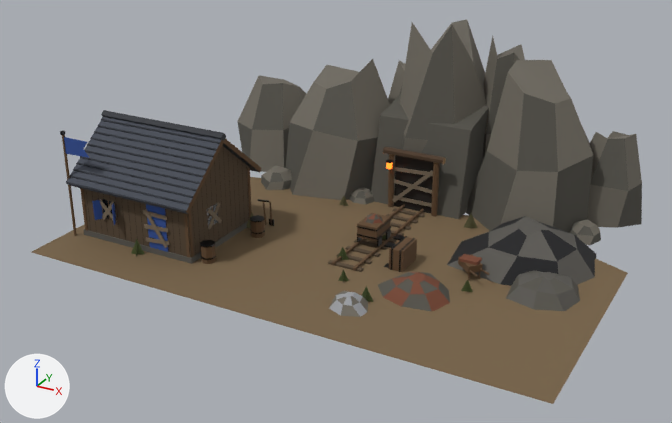
The glTF model game/assets/modelle/grube.glb as it was, and as the next commit left it.
Before and after are seen from a camera (50 mm lens) standing at (16.7, -33.2, 17.0) and looking at (-0.6, -1.8, 1.3). Every picture has the same lights, and +X, +Y and +Z are marked at lower left. The first picture is the older version. Vertices at exactly the same position are counted once.

The first picture shows 'Arbeit', 'Fahne', 'Haus', 'Leerstand'.
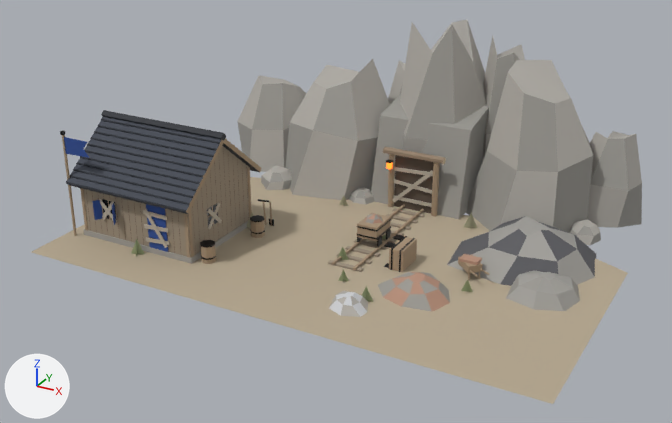
Patch to the scene script:
```diff
--- a/game/assets/modelle/grube.glb.py
+++ b/game/assets/modelle/grube.glb.py
@@ mat_hausfarbe @@
 n0 = _N.new('ShaderNodeBsdfPrincipled'); n0.name = 'Principled BSDF'
-n0.inputs[0].default_value = (0.0272, 0.0732, 0.296, 1.0)  # 'Base Color', blue #2e4c94
 n0.inputs[2].default_value = 0.9  # 'Roughness'
 n1 = _N.new('ShaderNodeOutputMaterial'); n1.name = 'Material Output'
+n2 = _N.new('ShaderNodeMix'); n2.name = 'Mix'
+n2.data_type = 'RGBA'
+n2.blend_type = 'MULTIPLY'
+n2.inputs[0].default_value = 1.0  # 'Factor'
+n2.inputs[7].default_value = (0.0272, 0.0732, 0.296, 1.0)  # 'B', blue #2e4c94
+n3 = _N.new('ShaderNodeVertexColor'); n3.name = 'Color Attribute'
 _L.new(n0.outputs[0], n1.inputs[0])  # 'BSDF' to 'Surface'
+_L.new(n2.outputs[2], n0.inputs[0])  # 'Result' to 'Base Color'
+_L.new(n3.outputs[0], n2.inputs[6])  # 'Color' to 'A'
@@ mat_schiefer @@
 n0 = _N.new('ShaderNodeBsdfPrincipled'); n0.name = 'Principled BSDF'
-n0.inputs[0].default_value = (0.0593, 0.0684, 0.089, 1.0)  # 'Base Color', greyish blue #454a54
 n0.inputs[2].default_value = 0.9  # 'Roughness'
 n1 = _N.new('ShaderNodeOutputMaterial'); n1.name = 'Material Output'
+n2 = _N.new('ShaderNodeMix'); n2.name = 'Mix'
+n2.data_type = 'RGBA'
+n2.blend_type = 'MULTIPLY'
+n2.inputs[0].default_value = 1.0  # 'Factor'
+n2.inputs[7].default_value = (0.0593, 0.0684, 0.089, 1.0)  # 'B', greyish blue #454a54
+n3 = _N.new('ShaderNodeVertexColor'); n3.name = 'Color Attribute'
 _L.new(n0.outputs[0], n1.inputs[0])  # 'BSDF' to 'Surface'
+_L.new(n2.outputs[2], n0.inputs[0])  # 'Result' to 'Base Color'
+_L.new(n3.outputs[0], n2.inputs[6])  # 'Color' to 'A'
@@ mat_farben @@
+mat_farben = bpy.data.materials.new('Farben')
+mat_farben.use_nodes = True; mat_farben.node_tree.nodes.clear()
+_N = mat_farben.node_tree.nodes; _L = mat_farben.node_tree.links
+n0 = _N.new('ShaderNodeBsdfPrincipled'); n0.name = 'Principled BSDF'
+n0.inputs[2].default_value = 0.9  # 'Roughness'
+n1 = _N.new('ShaderNodeOutputMaterial'); n1.name = 'Material Output'
+n2 = _N.new('ShaderNodeVertexColor'); n2.name = 'Color Attribute'
+_L.new(n0.outputs[0], n1.inputs[0])  # 'BSDF' to 'Surface'
+_L.new(n2.outputs[0], n0.inputs[0])  # 'Color' to 'Base Color'
@@ me_arbeit @@
 me_arbeit.from_pydata(...)  # 282 vertices, 384 faces; spans x -4.37..6.6, y -7.47..2.37, z -0.05..2.31
+# me_arbeit part 1: 102 faces spanning x -4.11..6.6, y -3.38..-0.75, z 0.0..1.15 switch from mat_holz (brown #61472e) to mat_farben
+# me_arbeit part 2: 28 faces spanning x 0.57..5.84, y -5.82..-0.98, z -0.05..1.34 switch from mat_fels_dunkel (dark grey #54524a) to mat_farben
+# me_arbeit part 3: 48 faces spanning x 0.57..5.97, y -5.82..-0.98, z -0.05..1.34 switch from mat_erz (brown #754530) to mat_farben
+# me_arbeit part 4: 16 faces spanning x 1.87..3.47, y -7.47..-5.71, z -0.05..0.54 switch from mat_fels (grey #706b61) to mat_farben
+# me_arbeit part 5: 22 faces spanning x 1.87..3.47, y -7.47..-5.71, z -0.05..0.54 switch from mat_silbererz (grey #999ba1) to mat_farben
 me_arbeit.materials.append(mat_eisen)
-me_arbeit.materials.append(mat_holz_alt)  # brown #544533
 me_arbeit.materials.append(mat_glut)
@@ me_haus @@
 me_haus.from_pydata(...)  # 1107 vertices, 1258 faces; spans x -11.0..11.0, y -9.0..8.9, z -0.1..8.1
-me_haus.materials.append(mat_scheitholz)  # brown #997a54
+# me_haus part 6: 4 faces spanning x -11.0..11.0, y -9.0..3.2, z 0.0 switch from mat_erde_hell (brown #786347) to mat_farben
+# me_haus part 7: 166 faces spanning x -10.2..10.4, y -3.7..8.9, z -0.1..8.1 switch from mat_fels_dunkel (dark grey #54524a) to mat_farben
+# me_haus part 8: 190 faces spanning x -10.2..10.2, y 1.3..8.9, z -0.1..8.1 switch from mat_fels (grey #706b61) to mat_farben
+# me_haus part 9: 10 faces spanning x 0.1..2.0, y 2.6..3.1, z 0.0..2.5 switch from mat_loch (black #1c140f) to mat_farben
+# me_haus part 10: 6 faces spanning x -4.4..-3.8, y -6.4..-5.8, z 0.8 switch from mat_holz (brown #61472e) to mat_eisen
+# me_haus part 11: 162 faces spanning x -10.5..2.2, y -7.1..2.7, z 0.0..4.7 switch from mat_holz (brown #61472e) to mat_farben
+# me_haus part 12: 10 faces spanning x -0.4..2.4, y 2.3..2.6, z 2.5..2.8 switch from mat_rinde (brown #4c3826) to mat_farben
+# me_haus part 13: 95 faces spanning x -10.2..1.8, y -6.6..2.2, z 0.0..4.5 switch from mat_holz_alt (brown #544533) to mat_farben
+# me_haus part 14: 16 faces spanning x 4.1..10.0, y -2.4..2.9, z -0.1..1.6 switch from mat_kohle (black #1c1c1f) to mat_farben
+# me_haus part 15: 46 faces spanning x -10.2..10.0, y -6.7..2.9, z -0.1..1.6 switch from mat_bruchstein_dunkel (dark grey #595752) to mat_farben
+# me_haus part 16: 162 faces spanning x -10.2..-4.6, y -6.6..-2.2, z 0.2..4.4 switch from mat_fachwerk (brown #382619) to mat_farben
 me_haus.materials.append(mat_hausfarbe)
@@ me_leerstand @@
 me_leerstand.from_pydata(...)  # 197 vertices, 192 faces; spans x -9.2..6.2, y -7.3..2.5, z 0.0..2.2
+# me_leerstand part 17: 104 faces spanning x -9.2..2.1, y -6.7..2.5, z 0.2..2.2 switch from mat_bretter (brown #756957) to mat_farben
+# me_leerstand part 18: 10 faces spanning x 2.6..3.2, y -3.2..-1.9, z 0.0..0.9 switch from mat_holz (brown #61472e) to mat_farben
+# me_leerstand part 19: 12 faces spanning x -7.3..6.2, y -7.3..-0.8, z 0.0..0.7 switch from mat_gras (dark green #4f5c30) to mat_farben
+# me_leerstand part 20: 6 faces spanning x -4.6..4.3, y -2.9..2.3, z 0.0..0.8 switch from mat_moos (dark yellow #666342) to mat_farben
 me_leerstand.materials.append(mat_eisen)
```

Boxes [x1, y1, x2, y2] around the edits, measured in the pictures (672 x 423 px):
'Haus', recoloured, surface changed (lighter)
    both: [31, 19, 642, 404]
'Fahne', recoloured (lighter)
    both: [60, 132, 77, 236]
part 1 of me_arbeit, recoloured
    both: [250, 202, 490, 281]
part 2 of me_arbeit, recoloured
    both: [366, 214, 450, 311]
part 3 of me_arbeit, recoloured
    both: [365, 213, 482, 311]
part 4 of me_arbeit, recoloured (lighter)
    both: [330, 291, 368, 317]
part 5 of me_arbeit, recoloured (lighter)
    both: [329, 291, 367, 317]
part 6 of me_haus, recoloured (lighter)
    both: [31, 177, 628, 404]
part 7 of me_haus, recoloured (dark grey to grey)
    both: [238, 25, 642, 311]
part 8 of me_haus, recoloured (lighter)
    both: [237, 19, 642, 245]
part 9 of me_haus, recoloured (lighter)
    both: [394, 155, 433, 214]
part 10 of me_haus, recoloured
    after: [200, 240, 215, 246]
part 11 of me_haus, recoloured
    both: [83, 138, 440, 270]
part 12 of me_haus, recoloured (lighter)
    both: [383, 147, 445, 164]
part 13 of me_haus, recoloured
    both: [328, 208, 425, 272]
part 14 of me_haus, recoloured (black to grey)
    both: [447, 216, 596, 286]
part 15 of me_haus, recoloured
    both: [84, 216, 594, 311]
part 16 of me_haus, recoloured
    both: [86, 151, 248, 254]
part 17 of me_leerstand, recoloured
    both: [99, 167, 433, 248]
part 18 of me_leerstand, recoloured (lighter)
    both: [389, 236, 417, 272]
part 19 of me_leerstand, recoloured
    both: [131, 235, 473, 302]
part 20 of me_leerstand, recoloured
    both: [246, 195, 477, 228]
